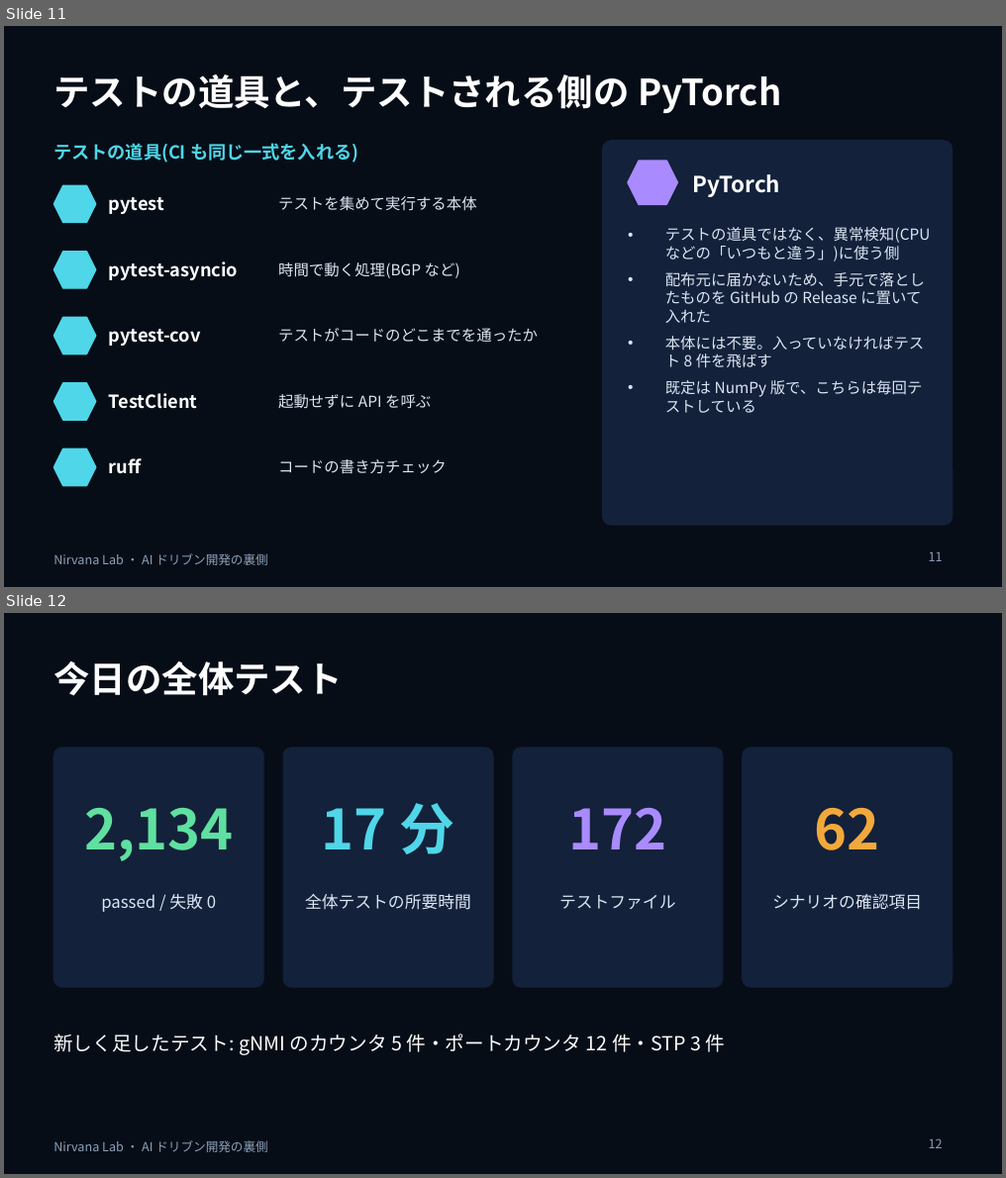
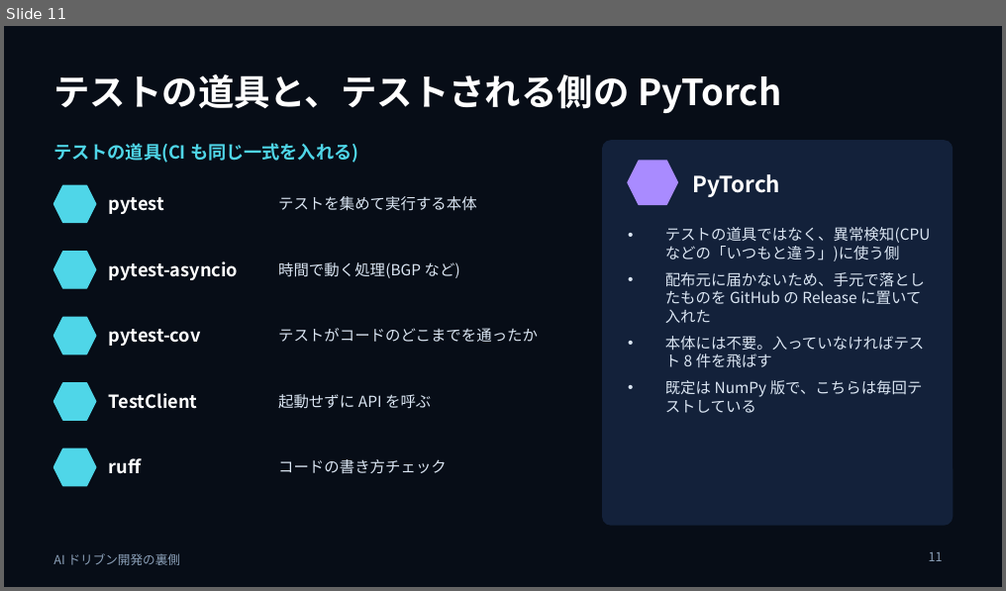
Before and after one commit to w-index-m/nirvana-lab, a slide deck: docs/ai-driven-dev-behind-the-scenes.pptx. Shown one above the other, each under a label of ours: slides 11 and 12 before the commit, slide 11 after it. The pictures are 1006x1178 and 1006x591 pixels, drawn with LibreOffice and Linux fonts; fonts in the diff are those of the drawing. Boxes give left, top, right and bottom in pixels: in the first picture for what was removed or moved away, otherwise in the second. Text is boxed around its words. In the diff, an @@ line names an element or a change of style, - is before the commit and + after.

```diff
--- a/docs/ai-driven-dev-behind-the-scenes.pptx
+++ b/docs/ai-driven-dev-behind-the-scenes.pptx
@@ slide 12 removed at (4, 613, 1002, 1174), background #070D17; not listed: 1 template element that a slide beside it also shows @@
@@ title removed at (54, 662, 342, 696) @@
-今日の全体テスト
@@ rounded rectangle removed at (54, 748, 263, 987) @@
@@ rounded rectangle removed at (283, 748, 493, 987) @@
@@ rounded rectangle removed at (513, 748, 723, 987) @@
@@ rounded rectangle removed at (743, 748, 952, 987) @@
@@ text removed at (84, 808, 233, 861) @@
-2,134
@@ text removed at (322, 803, 454, 855) @@
-17 分
@@ text removed at (568, 808, 666, 850) @@
-172
@@ text removed at (815, 807, 880, 851) @@
-62
@@ text removed at (101, 894, 216, 912) @@
-passed / 失敗 0
@@ text removed at (305, 894, 471, 910) @@
-全体テストの所要時間
@@ text removed at (559, 895, 675, 909) @@
-テストファイル
@@ text removed at (772, 894, 922, 910) @@
-シナリオの確認項目
@@ text removed at (54, 1034, 726, 1056) @@
-新しく足したテスト: gNMI のカウンタ 5 件・ポートカウンタ 12 件・STP 3 件
@@ page number removed at (929, 1139, 943, 1149) @@
-12
@@ slide 11 changed as well @@
@@ text at (54, 554, 181, 566): text changed @@
-Nirvana Lab ・ AI ドリブン開発の裏側
+AI ドリブン開発の裏側
```
Also in this commit, not shown: 20 other slides changed, 1 slide added, 3 other slides removed, 3 other files.
